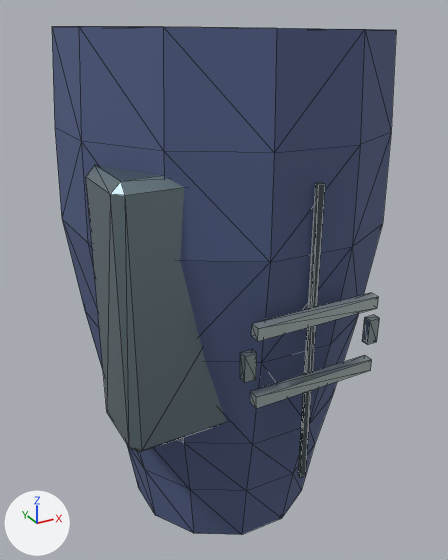
The glTF model Resource/Export/Modules/Outfit_Guard_Female_Heavy_Trouser_R.glb, before and after one commit.
Rendered twice from a camera (50 mm lens) standing at (-0.347, -0.439, 0.974) and looking at (-0.109, -0.007, 0.759). The axes (+X, +Y, +Z) are drawn at lower left. The lights are the same throughout. The first picture is the older version. Mesh edges are drawn as thin lines. Vertices at exactly the same position are counted once.

Objects in the first picture: 'Outfit_Guard_Female_Heavy_Trouser_R'.
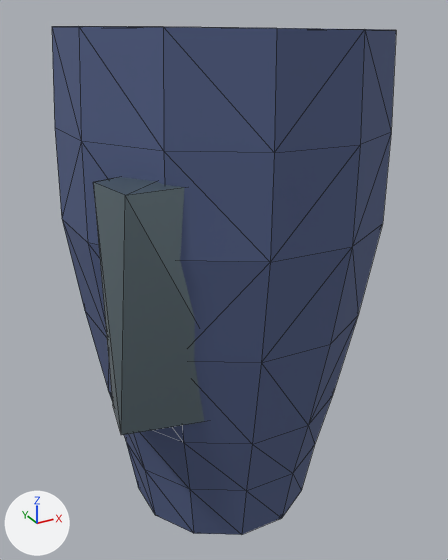
Pixel boxes [x1, y1, x2, y2] of what changed, in the pictures (448 x 560 px):
part 1 of me_outfit_guard_female_heavy_trouser_r_mesh_001, deleted
    before: [250, 355, 372, 408]
part 2 of me_outfit_guard_female_heavy_trouser_r_mesh_001, deleted
    before: [298, 183, 325, 478]
part 3 of me_outfit_guard_female_heavy_trouser_r_mesh_001, deleted
    before: [251, 293, 379, 341]
part 4 of me_outfit_guard_female_heavy_trouser_r_mesh_001, deleted
    before: [240, 349, 257, 383]
part 5 of me_outfit_guard_female_heavy_trouser_r_mesh_001, deleted
    before: [362, 315, 379, 345]
part 6 of me_outfit_guard_female_heavy_trouser_r_mesh_001, cut back
    before: [86, 165, 226, 452]
    after: [93, 178, 125, 432]

The change, as a diff of the scene's bpy script:
```diff
--- a/Resource/Export/Modules/Outfit_Guard_Female_Heavy_Trouser_R.glb.py
+++ b/Resource/Export/Modules/Outfit_Guard_Female_Heavy_Trouser_R.glb.py
@@ me_outfit_guard_female_heavy_trouser_r_mesh_001 @@
 # used by ob_outfit_guard_female_heavy_trouser_r; location = (0.0, 0.0, 0.0)
-me_outfit_guard_female_heavy_trouser_r_mesh_001.from_pydata(...)  # 148 vertices, 268 faces; spans x -0.234..0.018, y -0.142..0.123, z 0.547..0.964
+me_outfit_guard_female_heavy_trouser_r_mesh_001.from_pydata(...)  # 96 vertices, 184 faces; spans x -0.234..0.018, y -0.129..0.123, z 0.547..0.964
+# me_outfit_guard_female_heavy_trouser_r_mesh_001 part 1: the loose piece of 8 vertices spanning x -0.158..-0.058, y -0.142..-0.134, z 0.725..0.734 is deleted
+# me_outfit_guard_female_heavy_trouser_r_mesh_001 part 2: the loose piece of 8 vertices spanning x -0.11..-0.105, y -0.133..-0.13, z 0.639..0.873 is deleted
+# me_outfit_guard_female_heavy_trouser_r_mesh_001 part 3: the loose piece of 8 vertices spanning x -0.158..-0.058, y -0.142..-0.134, z 0.777..0.786 is deleted
+# me_outfit_guard_female_heavy_trouser_r_mesh_001 part 4: the loose piece of 8 vertices spanning x -0.165..-0.156, y -0.138..-0.132, z 0.746..0.766 is deleted
+# me_outfit_guard_female_heavy_trouser_r_mesh_001 part 5: the loose piece of 8 vertices spanning x -0.06..-0.051, y -0.138..-0.132, z 0.746..0.766 is deleted
+# me_outfit_guard_female_heavy_trouser_r_mesh_001 part 6
+# 14 vertices are removed from x -0.233..-0.087, y -0.1..-0.038, z 0.68..0.88
+# 37 faces are deleted
+# 6 vertices move from x -0.233..-0.226, y -0.1..-0.038, z 0.68..0.88 to x -0.233..-0.138, y -0.1..-0.038, z 0.68..0.88
+# 2 vertices are added at (-0.087, -0.061, 0.687), (-0.087, -0.076, 0.873)
+# 13 new faces join them, mat_steel (greyish blue #8699a2)
 me_outfit_guard_female_heavy_trouser_r_mesh_001.materials.append(mat_cloth_indigo)
 me_outfit_guard_female_heavy_trouser_r_mesh_001.materials.append(mat_steel)
-me_outfit_guard_female_heavy_trouser_r_mesh_001.materials.append(mat_fabric_seam)  # greyish blue #424d52
-me_outfit_guard_female_heavy_trouser_r_mesh_001.materials.append(mat_fastener_titanium)  # grey #a8b6ba
-me_outfit_guard_female_heavy_trouser_r_mesh_001.materials.append(mat_alloy_light)  # light grey #c7d3d3
```
